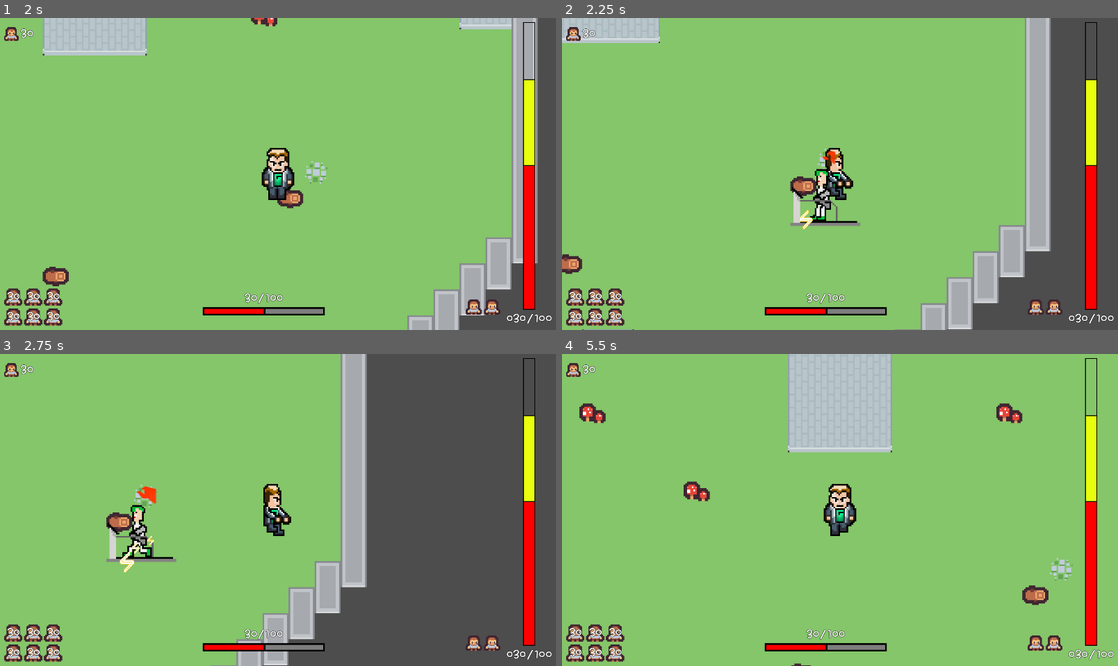
Above: before the commit, frames 1-4 (two rows, left to right).
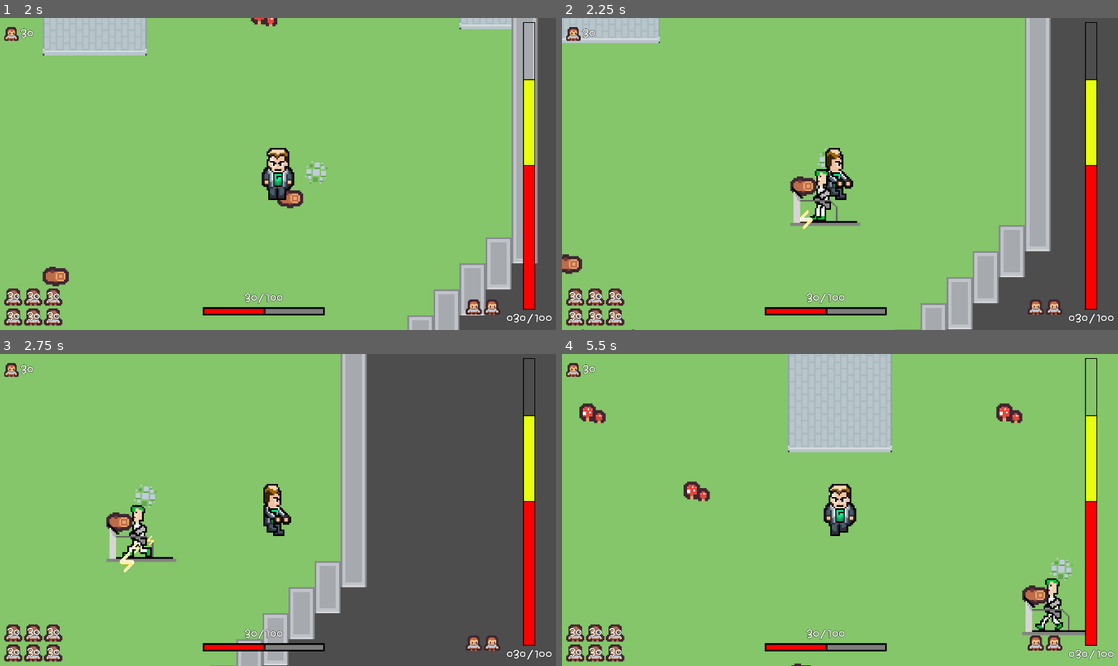
Above: after the commit, the same moments.

Repository: PhWoich/ggj-2024-manicomio
Game: Godot game, scene res://Cenas/Principal/cena_principal.tscn
Two runs of this game, one before a commit and one after it. Both use one fixed random seed, a clock stepped at 60 frames per second and the inputs below.
Inputs (mouse positions are in pixels of both pictures, inside the frame that each line leads up to):
- Up to frame 1 (2 s): tap Enter at 0.5 s; move the mouse to (400, 158) at 0.52 s; hold D (Jogador_direita) 0.53-1.28 s; right-click (400, 158) at 0.6 s; move the mouse to (166, 189) at 1.27 s; hold S (Jogador_baixo) from 1.28 s (still down); click (166, 189) at 1.35 s
- Up to frame 2 (2.25 s): move the mouse to (895, 105) at 2.02 s; release S (Jogador_baixo) at 2.03 s; hold D (Jogador_direita) from 2.03 s (still down); tap E (jogador_adicionar_gerador) at 2.1 s
- Up to frame 3 (2.75 s): keep holding D (Jogador_direita)
- Up to frame 4 (5.5 s): move the mouse to (812, 572) at 2.77 s; release D (Jogador_direita) at 2.78 s; hold W (Jogador_cima) 2.78-3.53 s; tap Mouse wheel down (selecionar_gerador_anterior) at 2.85 s; move the mouse to (1006, 556) at 3.52 s; hold A (Jogador_esquerda) 3.53-5.03 s; tap Mouse wheel up (selecionar_prox_gerador) at 3.6 s; move the mouse to (673, 463) at 4.27 s; tap Q at 4.35 s; move the mouse to (867, 510) at 5.02 s; hold S (Jogador_baixo) from 5.03 s (still down); hold R from 5.03 s (still down)

Frame 1 is identical in both runs. In frame 2, less than 0.1% of the frame differs, in the area x 46-50%, y 42-47%; in frame 3, 0.1%; in frame 4, 0.8%, in the area x 82-95%, y 71-91%.

Commit message:
Troca do sprite de pena do jogador

Diff:
--- a/Geradores/Basico/gerador_basico.gd
+++ b/Geradores/Basico/gerador_basico.gd
@@ -13,10 +13,6 @@
 # Called every frame. 'delta' is the elapsed time since the previous frame.
 func _ready():
 	$"Particula Eletricidade".emitir_particula(energia_gerada)
-
-
-func _physics_process(_delta):
-	atualizar_vida(-1)
 
 func _on_body_entered(body):
 	if body.has_method("nao_liberar_colocar_gerador"):
--- a/Player/Espada Pena/espada_pena.gd
+++ b/Player/Espada Pena/espada_pena.gd
@@ -21,12 +21,12 @@
 	if girar_animacao:
 		rotation = rotation-velocidade_rotacao
 		# Quando a tiver rodado 180° em radiano
-		if rotation-rotacao_inicial <= -3.14159:
+		if rotation-rotacao_inicial <= -1.5708:
 			emit_signal("ataque_encerrado")
 			queue_free()
 	else:
 		rotation = rotation+velocidade_rotacao
 		# Quando a tiver rodado 180° em radiano
-		if rotation-rotacao_inicial >= 3.14159:
+		if rotation-rotacao_inicial >= 1.5708:
 			emit_signal("ataque_encerrado")
 			queue_free()
--- a/Player/Espada Pena/espada_pena.tscn
+++ b/Player/Espada Pena/espada_pena.tscn
@@ -1,7 +1,7 @@
 [gd_scene load_steps=4 format=3 uid="uid://cduto665g4wf3"]
 
 [ext_resource type="Script" path="res://Player/Espada Pena/espada_pena.gd" id="1_v40fw"]
-[ext_resource type="Texture2D" uid="uid://p374tycf0yk" path="res://Player/Espada Pena/espada pena.png" id="2_oq2tj"]
+[ext_resource type="Texture2D" uid="uid://dsy1gdvhvot8m" path="res://Player/Espada Pena/espada azul.png" id="2_twlwg"]
 
 [sub_resource type="CapsuleShape2D" id="CapsuleShape2D_21g6g"]
 height = 73.5863
@@ -11,7 +11,7 @@
 
 [node name="Sprite" type="Sprite2D" parent="."]
 position = Vector2(32, -32)
-texture = ExtResource("2_oq2tj")
+texture = ExtResource("2_twlwg")
 
 [node name="Espada Pena" type="CollisionShape2D" parent="."]
 position = Vector2(32, -32)
Binary file added: Player/Espada Pena/espada azul.png
Not shown, added: Player/Espada Pena/espada azul.png.import
